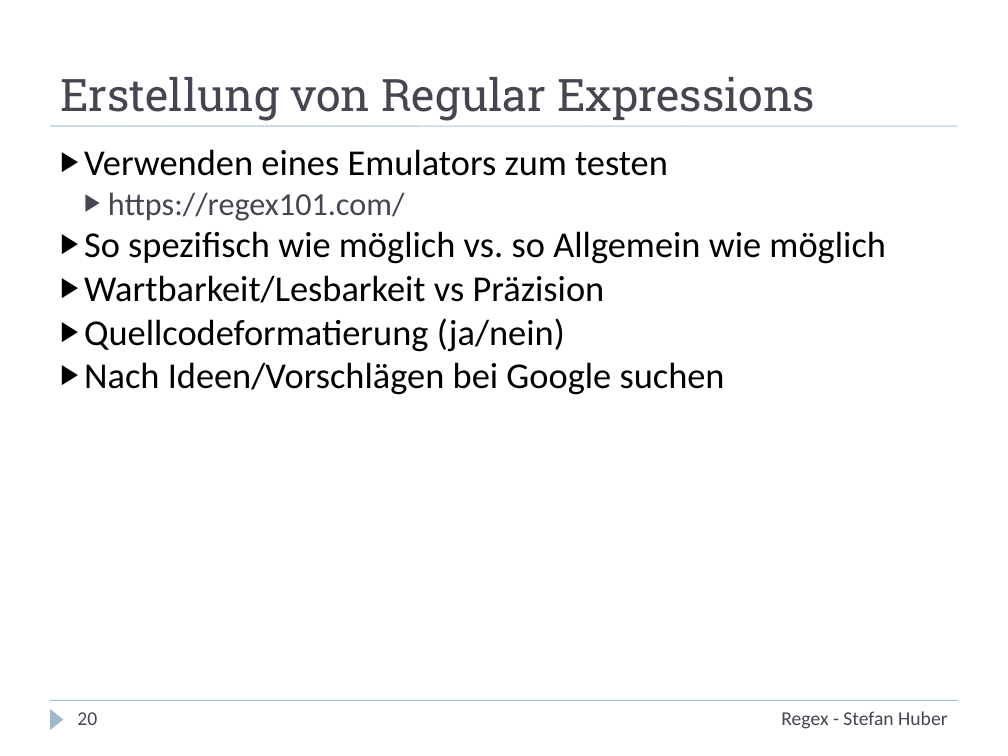
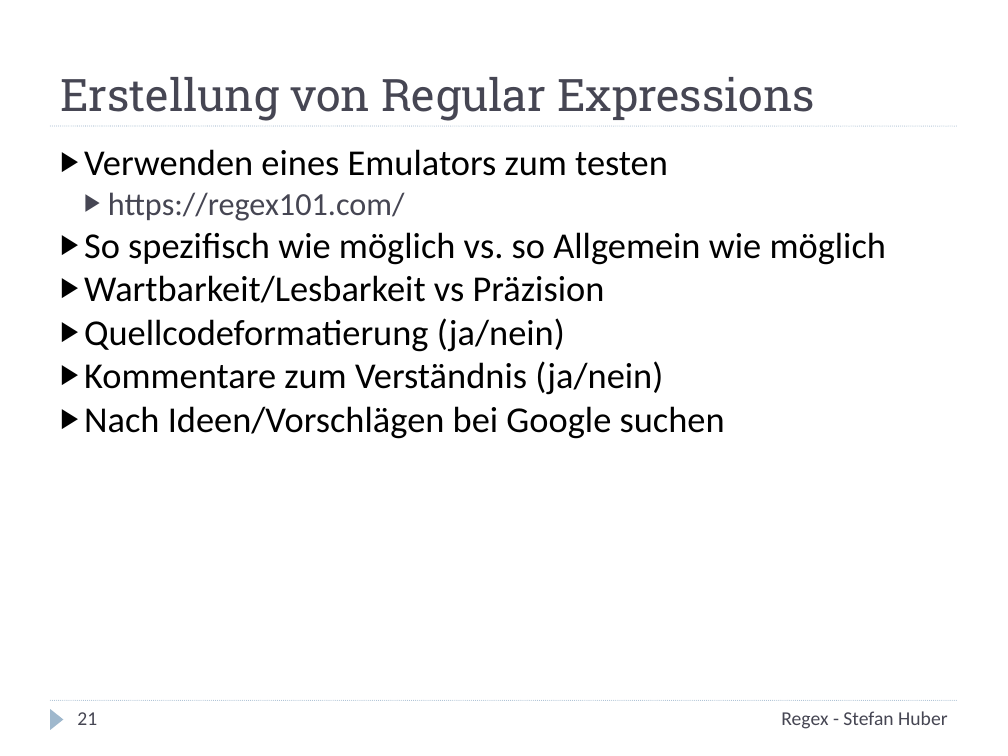
Before and after one commit to stefanhuber/regex-schulung, a slide deck: slide 21 of Regex.pptx (slide 20 before the commit). Drawn at 1008x756 pixels with LibreOffice and Linux fonts; fonts in the diff are those of the drawing. Boxes give left, top, right and bottom in pixels: in the first picture for what was removed or moved away, otherwise in the second. Text is boxed around its words. In the diff, an @@ line names an element or a change of style, - is before the commit and + after.

```diff
--- a/Regex.pptx
+++ b/Regex.pptx
@@ text at (x1=84, y1=149, x2=886, y2=439): indent changed @@
@@ text at (x1=84, y1=361, x2=663, y2=395): paragraph added @@
+▶ Kommentare zum Verständnis (ja/nein)
@@ page number at (x1=77, y1=712, x2=97, y2=725): text changed @@
-20
+21
```
Also in this commit, not shown: 17 other slides changed, 1 slide added, 1 other file.
